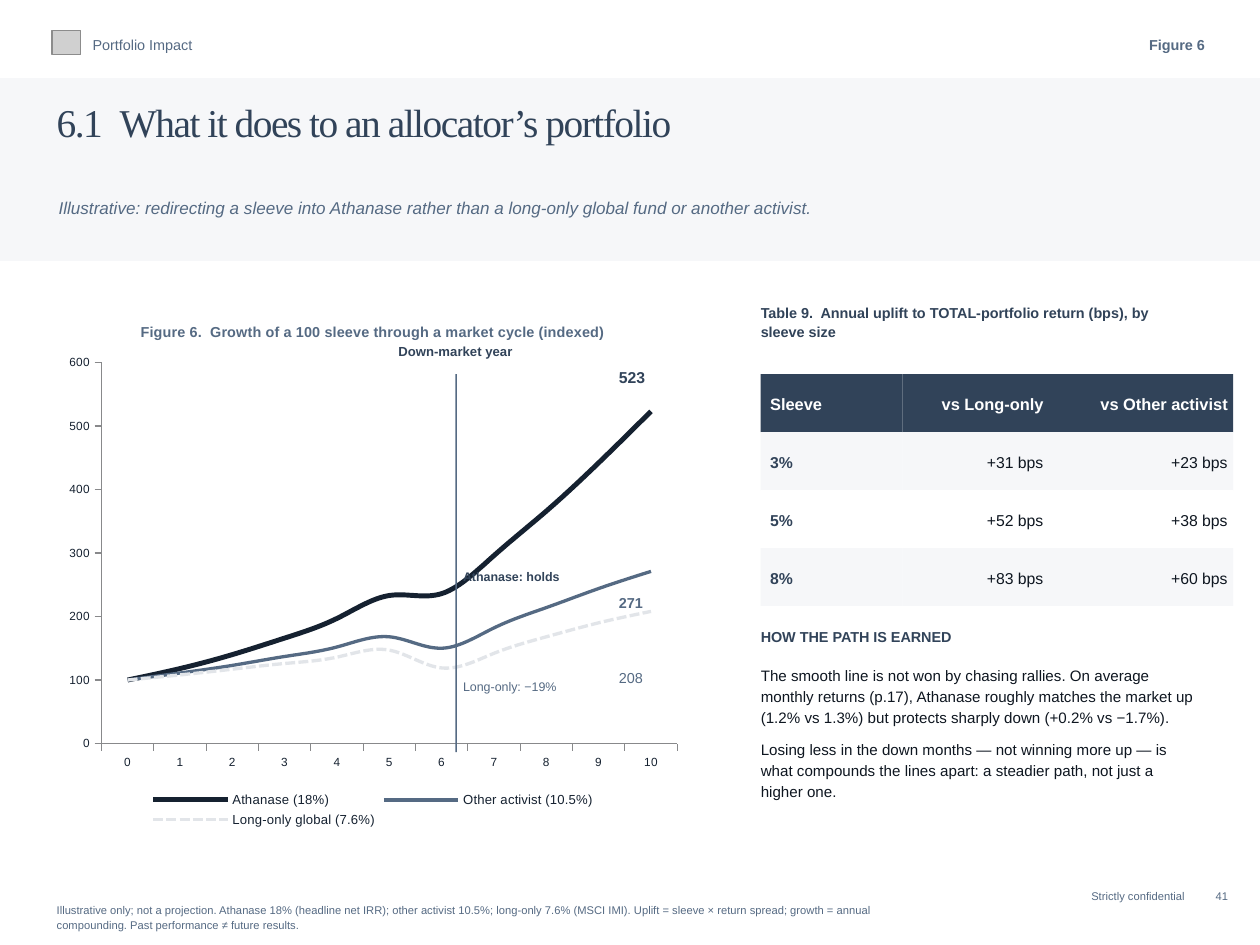
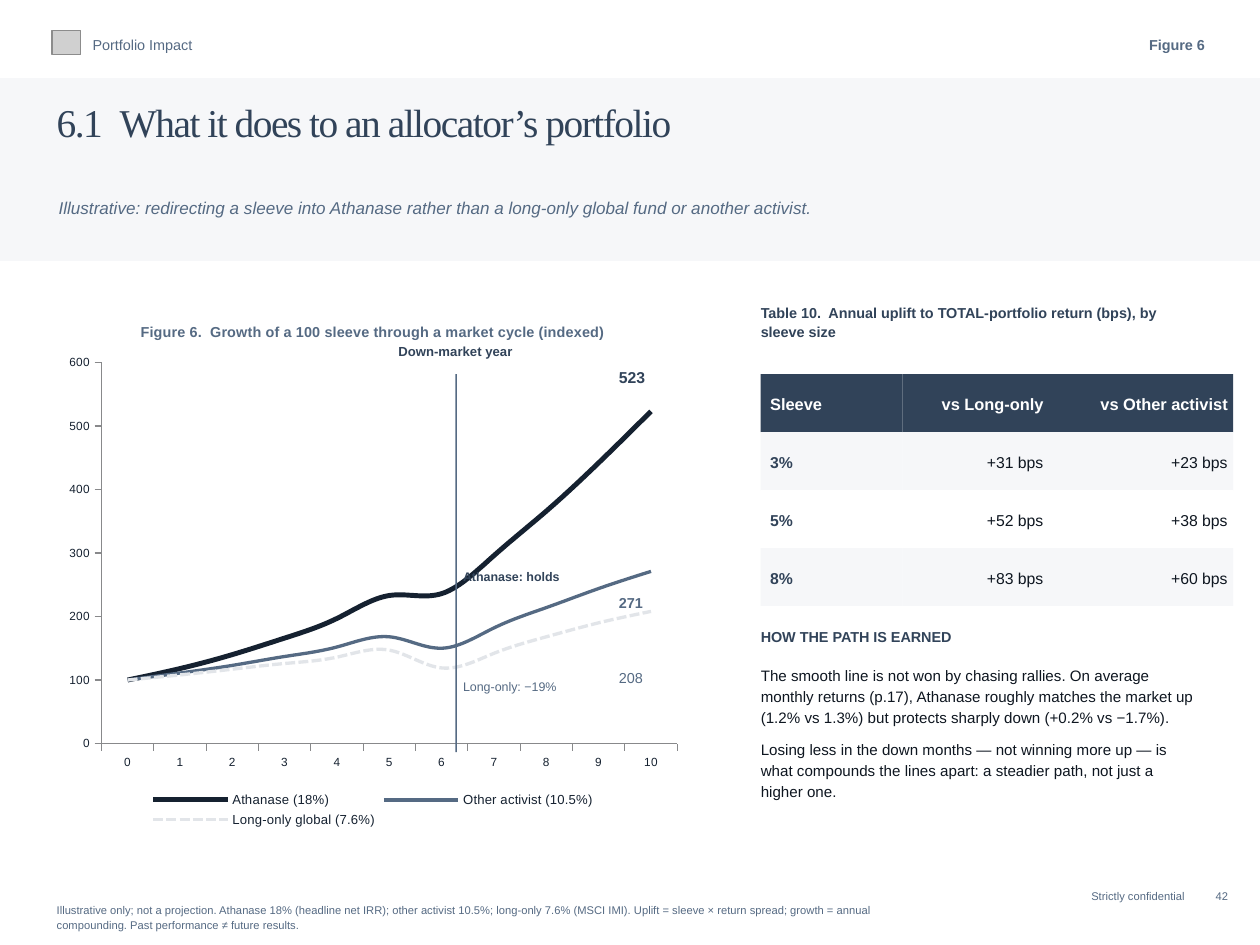
Before and after one commit to charette-lab/Claude, a slide deck: slide 45 of Athanase_Engaged_Ownership_Allocator_Deck.pptx (slide 44 before the commit). Drawn at 1260x945 pixels with LibreOffice and Linux fonts; fonts in the diff are those of the drawing; grey boxes stand for pictures. Boxes give left, top, right and bottom in pixels: in the first picture for what was removed or moved away, otherwise in the second. Text is boxed around its words. In the diff, an @@ line names an element or a change of style, - is before the commit and + after.

```diff
--- a/Athanase_Engaged_Ownership_Allocator_Deck.pptx
+++ b/Athanase_Engaged_Ownership_Allocator_Deck.pptx
@@ text at <box>761,307,1157,337</box>: text changed @@
-Table 9. Annual uplift to TOTAL-portfolio return (bps), by sleeve size
+Table 10. Annual uplift to TOTAL-portfolio return (bps), by sleeve size
@@ text at <box>1091,892,1228,903</box>: text changed @@
-Strictly confidential 41
+Strictly confidential 42
```
Also in this commit, not shown: 35 other slides changed, 1 slide added, 1 other file.
